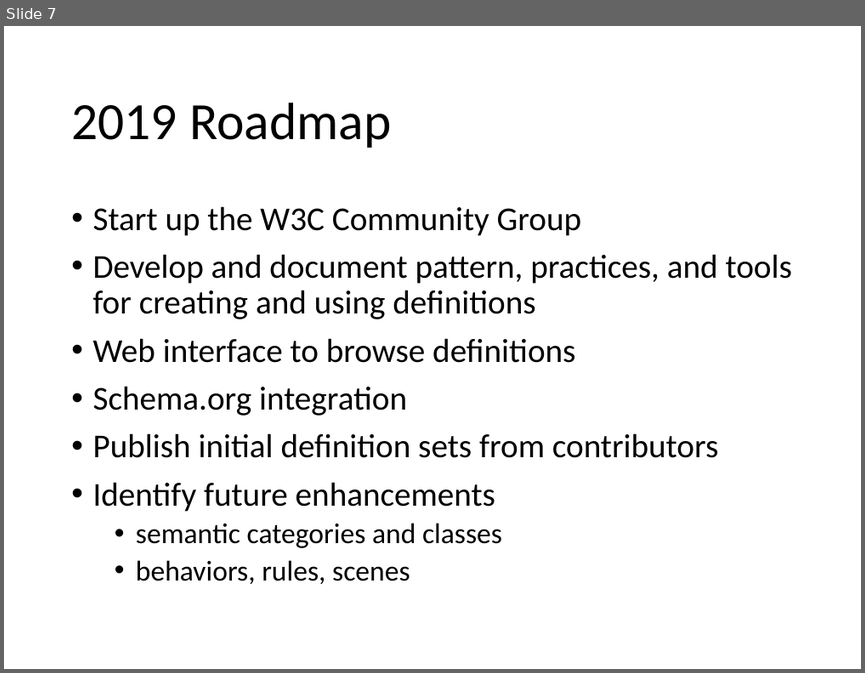
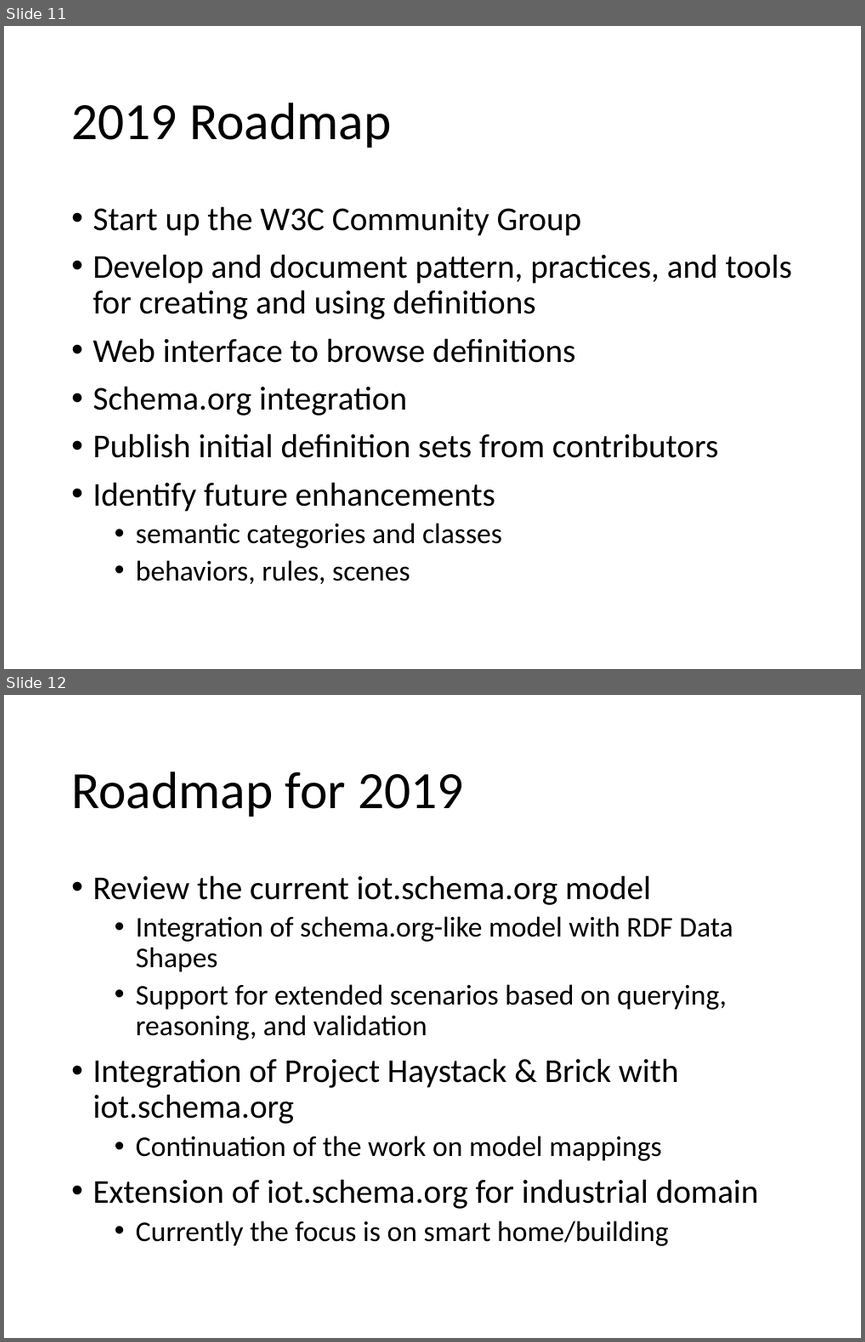
Before and after one commit to iot-schema-collab/teleconferences, a slide deck: iotschema-20190117.pptx. Shown one above the other, each under a label of ours: slide 7 before the commit, slides 11 and 12 after it. The pictures are 865x673 and 865x1342 pixels, drawn with LibreOffice and Linux fonts; fonts in the diff are those of the drawing. Boxes give left, top, right and bottom in pixels: in the first picture for what was removed or moved away, otherwise in the second. Text is boxed around its words. In the diff, an @@ line names an element or a change of style, - is before the commit and + after.

Commit message:
Slides for 2 agenda points added: "Integration of WoT Thing Directory discovery in the iotschema-node-red project", and "Roadmap for 2019".

```diff
--- a/iotschema-20190117.pptx
+++ b/iotschema-20190117.pptx
@@ slide 12 added at (4,695,861,1338), background #FFFFFF @@
@@ title added at (71,771,464,817), 44 pt, text #000000 @@
+Roadmap for 2019
@@ text added at (93,875,759,1246), 24 pt, text #000000 @@
+• Review the current iot.schema.org model
+  • Integration of schema.org-like model with RDF Data Shapes
+  • Support for extended scenarios based on querying, reasoning, and validation
+• Integration of Project Haystack & Brick with iot.schema.org
+  • Continuation of the work on model mappings
+• Extension of iot.schema.org for industrial domain
+  • Currently the focus is on smart home/building
@@ what was slide 7 is now slide 11 @@
```
Also in this commit, not shown: 5 other slides added, 1 other file.
